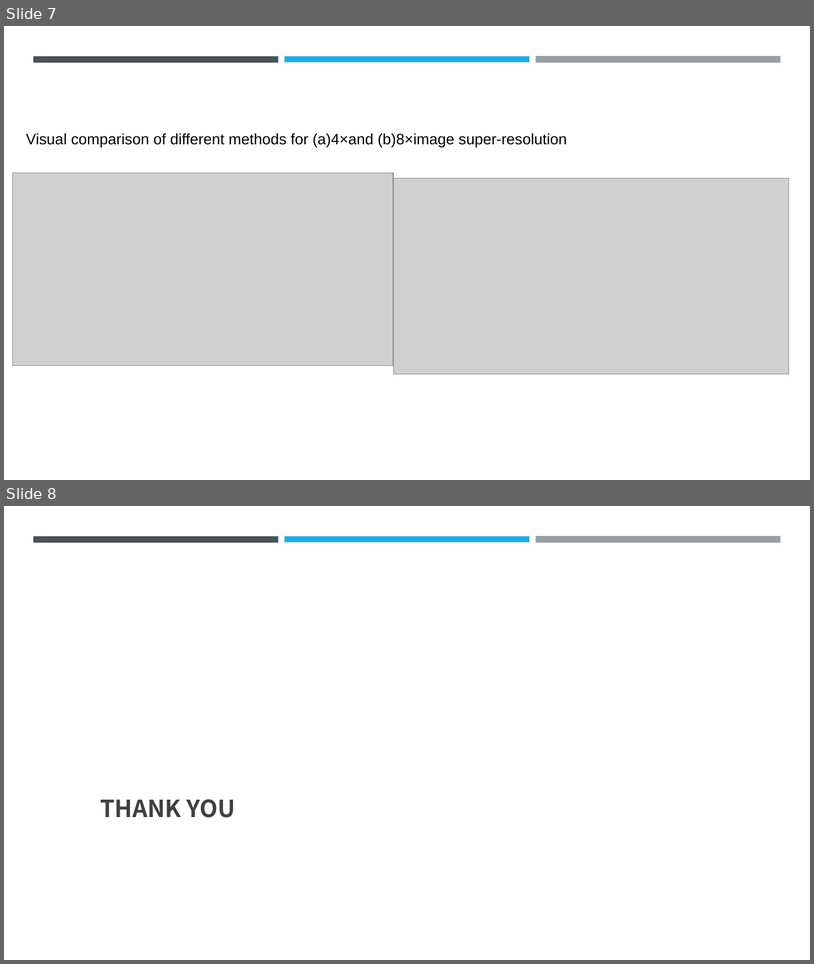
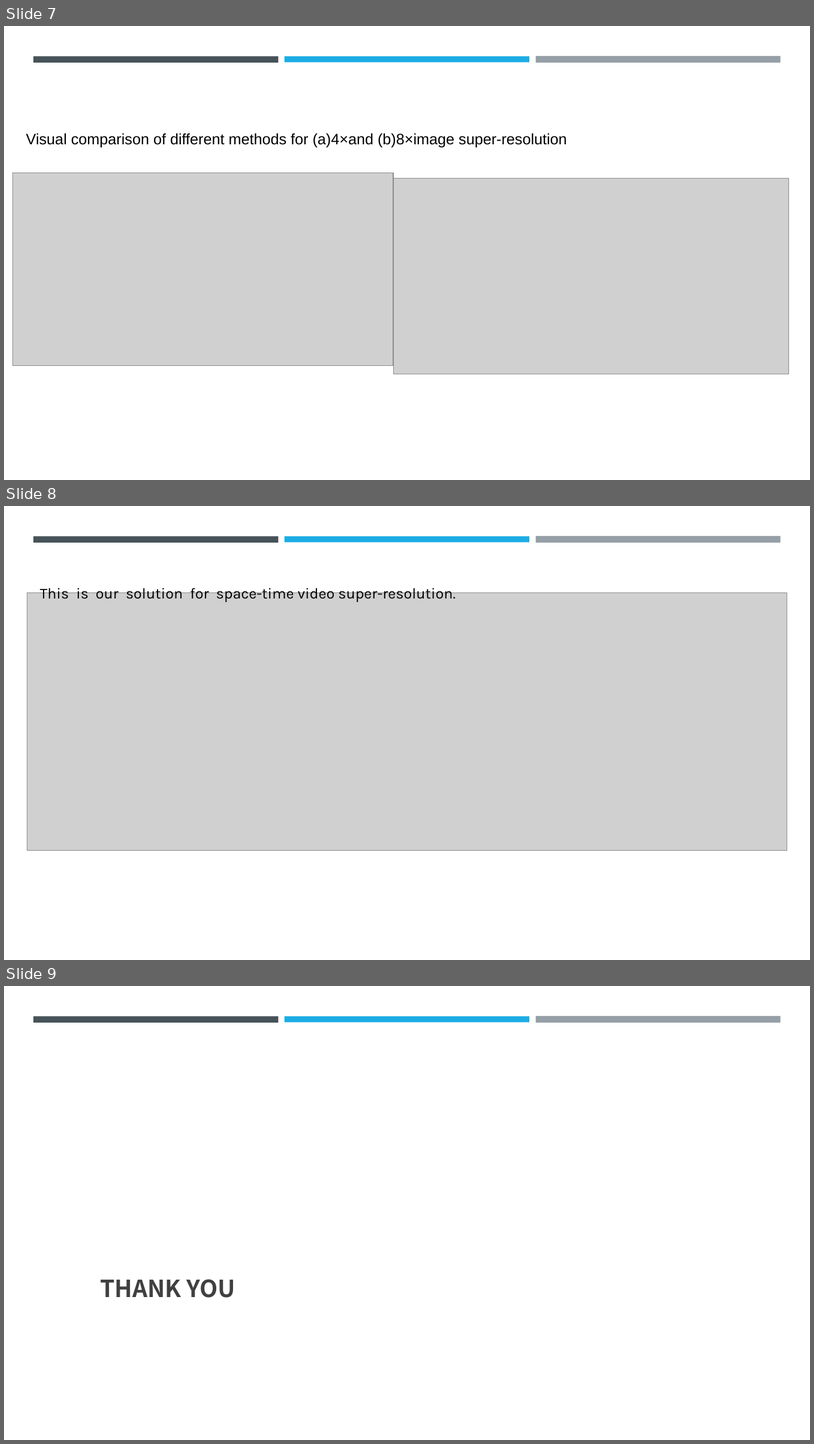
Before and after one commit to zxbszcd/cs584project, a slide deck: doc/Presentation.pptx. Shown one above the other, each under a label of ours: slides 7 and 8 before the commit, slides 7, 8 and 9 after it. The pictures are 814x964 and 814x1444 pixels, drawn with LibreOffice and Linux fonts; fonts in the diff are those of the drawing; grey boxes stand for pictures. Boxes give left, top, right and bottom in pixels: in the first picture for what was removed or moved away, otherwise in the second. Text is boxed around its words. In the diff, an @@ line names an element or a change of style, - is before the commit and + after.

```diff
--- a/doc/Presentation.pptx
+++ b/doc/Presentation.pptx
@@ slide 8 added at (x1=4, y1=506, x2=810, y2=960), background #FFFFFF; not listed: 3 template elements that a slide beside it also shows @@
@@ picture added at (x1=27, y1=592, x2=787, y2=850) @@
@@ text added at (x1=40, y1=585, x2=456, y2=602), 18 pt, text #000000 @@
+This is our solution for space-time video super-resolution.
@@ what was slide 8 is now slide 9 @@
```
Also in this commit, not shown: 2 slides changed.
